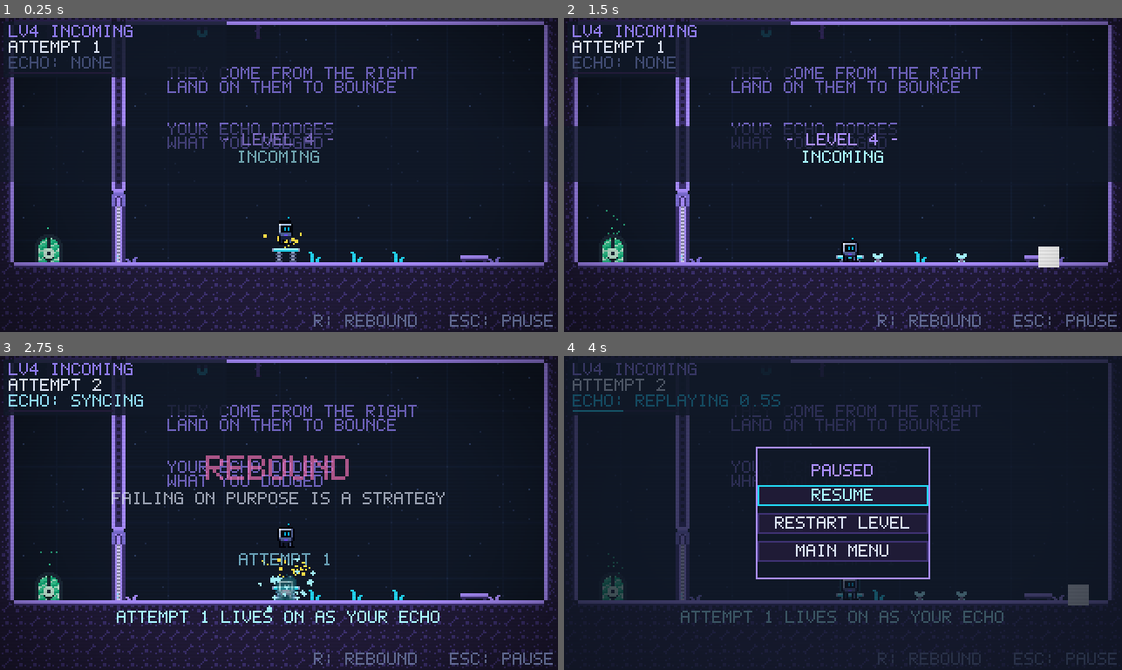
Above: before the commit, frames 1-4 (two rows, left to right).
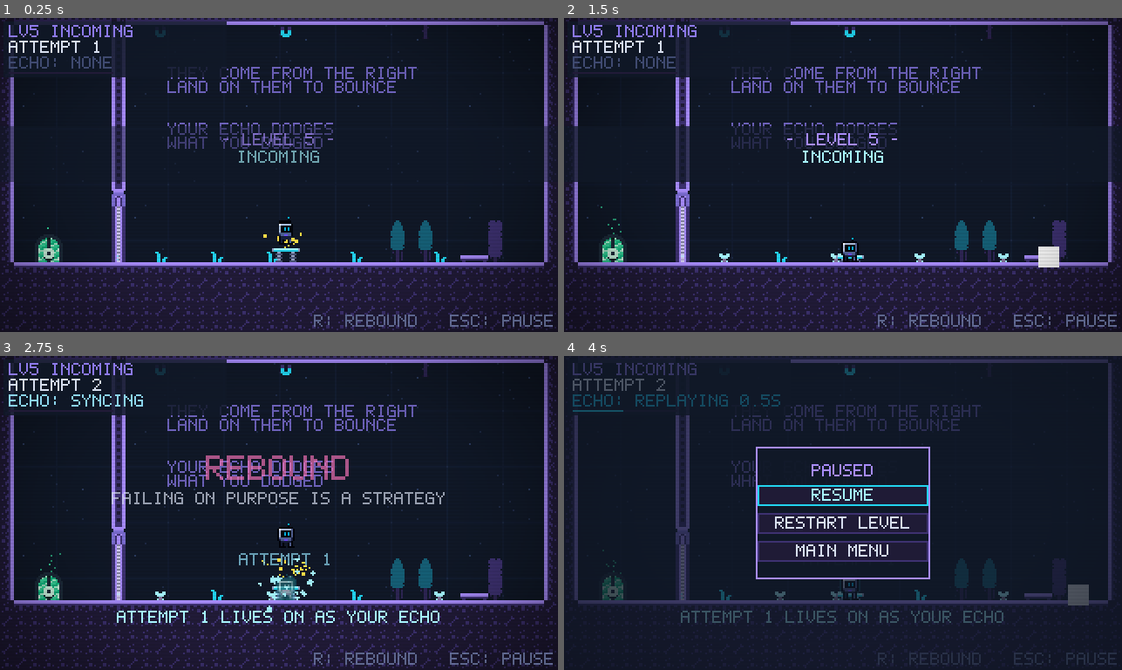
Above: after the commit, the same moments.

Repository: FaizeenHoque/Rebound
Game: Godot game, scene res://tests/flyer_test.tscn
The game is run twice, just before and just after one commit, with the same random seed, the same clock (stepped at 60 frames per second) and the same inputs. This scene is started directly instead of the project's main scene. Sound files missing from this copy of the repository are replaced by a short silence.
Inputs (mouse positions are in pixels of both pictures, inside the frame that each line leads up to):
- Up to frame 1 (0.25 s): no input
- Up to frame 2 (1.5 s): tap Enter at 0.5 s; move the mouse to (965, 159) at 0.52 s; hold Space (jump) 0.53-1.28 s; hold D (move_right) from 0.53 s (still down); tap R (rebound) at 0.6 s; click (965, 159) at 0.67 s; move the mouse to (731, 190) at 1.27 s; tap Space (jump) at 1.35 s
- Up to frame 3 (2.75 s): tap Space (jump) at 1.52, 1.82 s; tap R (rebound) at 1.55, 2.1 s; move the mouse to (334, 443) at 2.02 s; release D (move_right) at 2.03 s; hold A (move_left) from 2.03 s (still down); hold Space (jump) from 2.03 s (still down)
- Up to frame 4 (4 s): move the mouse to (815, 575) at 2.77 s; release A (move_left) at 2.78 s; release Space (jump) at 2.78 s; hold D (move_right) from 2.78 s (still down); tap Z at 2.85 s; click (815, 575) at 2.92 s; tap Space (jump) at 3.02, 3.32 s; tap R (rebound) at 3.05 s; move the mouse to (1010, 560) at 3.52 s; hold Space (jump) from 3.53 s (still down); tap P at 3.6 s

The runs differ from the first frame. In frame 1, 3.0% of the frame differs, in the area x 0-100%, y 0-100%; in frame 2, 3.1%; in frame 3, 3.0%; in frame 4, 0.4%.

Commit message:
Reorder levels so each one adds a single new idea
Spring Loaded moves to 3 (springs before two-plate planning), Bounce
Back to 4, Incoming to 5 (flyers come after the echo basics). Builder
functions are named after their levels.

Diff:
--- a/scenes/levels/level_3.tscn
+++ b/scenes/levels/level_3.tscn
@@ -4,36 +4,29 @@
 
 [node name="Level3" instance=ExtResource("1_base")]
 level_number = 3
-level_title = "BOUNCE BACK"
-map = "########################################################################
-#.................................................#....................#
-#.................................................#....................#
-#.................................................#....................#
-#.................................................#....................#
-#.................................................#....................#
-#.................................................#....................#
-#.................................................#....................#
-#.................................................#....................#
-#.................................................#....................#
-#.................................................#....................#
-#.................................................#....................#
-#.................................................#....................#
-#.................................................#....................#
-#.................................................#....................#
-#...........................##....................#................E...#
-#..................aa.......##.....^^^.......bb.^^#...........##########
-#--------------####################################...........##########
-#..............####################################....................#
-#..............####################################....................#
-#.............................A...................B....................#
-#......................................................................#
-#......................................................................#
-#......................................---.............................#
-#......................................................................#
-#.oo....P............................^^^^^^^..............oo...........#
-########################################################################
-########################################################################
-########################################################################
-########################################################################
-########################################################################"
-hints = PackedStringArray("5,20|ONE ECHO.", "5,21|TWO DOORS.", "19,12|PLAN YOUR FAILURE", "19,13|HOLD A... THEN HOLD B", "53,11|ALMOST OUT")
+level_title = "SPRING LOADED"
+map = "########################################################
+#.......................................#..............#
+#.......................................#..............#
+#.......................................#..............#
+#.......................................#..............#
+#.......................................#..............#
+#.......................................#..............#
+#.......................................#..............#
+#aa.....................................#..............#
+#-----------............................#..............#
+#.......................................#..............#
+#.......................................#..............#
+#.......................................#..............#
+#.......................................A..............#
+#......................................................#
+#......................................................#
+#......................................................#
+#...oo........P.........^^^^......................E....#
+########################################################
+########################################################
+########################################################
+########################################################
+########################################################"
+hints = PackedStringArray("13,4|UP IS THE WAY", "13,5|TO HOLD THE DOOR", "29,10|STILL TOO FAR?", "29,11|GOOD. YOU KNOW WHAT TO DO")
+waves = PackedStringArray("8|0|200|90|0")
--- a/scenes/levels/level_4.tscn
+++ b/scenes/levels/level_4.tscn
@@ -4,29 +4,36 @@
 
 [node name="Level4" instance=ExtResource("1_base")]
 level_number = 4
-level_title = "INCOMING"
-map = "########################################
-#.......#..............................#
-#.......#..............................#
-#.......#..............................#
-#.......#..............................#
-#.......#..............................#
-#.......#..............................#
-#.......#..............................#
-#.......#..............................#
-#.......#..............................#
-#.......#..............................#
-#.......#..............................#
-#.......#..............................#
-#.......A..............................#
-#......................................#
-#......................................#
-#......................................#
-#..E................P............aa....#
-########################################
-########################################
-########################################
-########################################
-########################################"
-hints = PackedStringArray("12,4|THEY COME FROM THE RIGHT", "12,5|LAND ON THEM TO BOUNCE", "12,8|YOUR ECHO DODGES", "12,9|WHAT YOU DODGED")
-waves = PackedStringArray("17|0|150|70|0", "12|75|300|45|4")
+level_title = "BOUNCE BACK"
+map = "########################################################################
+#.................................................#....................#
+#.................................................#....................#
+#.................................................#....................#
+#.................................................#....................#
+#.................................................#....................#
+#.................................................#....................#
+#.................................................#....................#
+#.................................................#....................#
+#.................................................#....................#
+#.................................................#....................#
+#.................................................#....................#
+#.................................................#....................#
+#.................................................#....................#
+#.................................................#....................#
+#...........................##....................#................E...#
+#..................aa.......##.....^^^.......bb.^^#...........##########
+#--------------####################################...........##########
+#..............####################################....................#
+#..............####################################....................#
+#.............................A...................B....................#
+#......................................................................#
+#......................................................................#
+#......................................---.............................#
+#......................................................................#
+#.oo....P............................^^^^^^^..............oo...........#
+########################################################################
+########################################################################
+########################################################################
+########################################################################
+########################################################################"
+hints = PackedStringArray("5,20|ONE ECHO.", "5,21|TWO DOORS.", "19,12|PLAN YOUR FAILURE", "19,13|HOLD A... THEN HOLD B", "53,11|ALMOST OUT")
--- a/scenes/levels/level_5.tscn
+++ b/scenes/levels/level_5.tscn
@@ -4,29 +4,29 @@
 
 [node name="Level5" instance=ExtResource("1_base")]
 level_number = 5
-level_title = "SPRING LOADED"
-map = "########################################################
-#.......................................#..............#
-#.......................................#..............#
-#.......................................#..............#
-#.......................................#..............#
-#.......................................#..............#
-#.......................................#..............#
-#.......................................#..............#
-#aa.....................................#..............#
-#-----------............................#..............#
-#.......................................#..............#
-#.......................................#..............#
-#.......................................#..............#
-#.......................................A..............#
-#......................................................#
-#......................................................#
-#......................................................#
-#...oo........P.........^^^^......................E....#
-########################################################
-########################################################
-########################################################
-########################################################
-########################################################"
-hints = PackedStringArray("13,4|UP IS THE WAY", "13,5|TO HOLD THE DOOR", "29,10|STILL TOO FAR?", "29,11|GOOD. YOU KNOW WHAT TO DO")
-waves = PackedStringArray("8|0|200|90|0")
+level_title = "INCOMING"
+map = "########################################
+#.......#..............................#
+#.......#..............................#
+#.......#..............................#
+#.......#..............................#
+#.......#..............................#
+#.......#..............................#
+#.......#..............................#
+#.......#..............................#
+#.......#..............................#
+#.......#..............................#
+#.......#..............................#
+#.......#..............................#
+#.......A..............................#
+#......................................#
+#......................................#
+#......................................#
+#..E................P............aa....#
+########################################
+########################################
+########################################
+########################################
+########################################"
+hints = PackedStringArray("12,4|THEY COME FROM THE RIGHT", "12,5|LAND ON THEM TO BOUNCE", "12,8|YOUR ECHO DODGES", "12,9|WHAT YOU DODGED")
+waves = PackedStringArray("17|0|150|70|0", "12|75|300|45|4")
--- a/tests/flyer_test.gd
+++ b/tests/flyer_test.gd
@@ -1,5 +1,5 @@
 extends Node
-## Checks flyer rules on level 4.
+## Checks flyer rules on level 5 (Incoming).
 ## Run: godot --headless --path . --fixed-fps 60 res://tests/flyer_test.tscn
 ##   attempt 1: record flyer 0:0's position at tick 40, then rebound
 ##   attempt 2: same tick -> same position (the wave is identical); then stand
@@ -22,7 +22,7 @@
 func _ready() -> void:
 	Game.test_mode = true
 	process_physics_priority = -100
-	level = load("res://scenes/levels/level_4.tscn").instantiate()
+	level = load("res://scenes/levels/level_5.tscn").instantiate()
 	get_parent().add_child.call_deferred(level)
 
 
--- a/tests/level_bot.gd
+++ b/tests/level_bot.gd
@@ -26,6 +26,13 @@
 		["playing"], ["dir", 1], ["x>=", 252], ["jump", 20],
 	],
 	3: [
+		# attempt 1: spring up to the ledge, hold the plate, hop the flyers
+		["playing"], ["dir", -1], ["x<=", 40], ["floor"], ["goto", 16],
+		["autododge", true], ["wait", 360], ["rebound"],
+		# attempt 2: hop the spikes and run through the held door
+		["playing"], ["dir", 1], ["x>=", 180], ["jump", 20], ["floor"],
+	],
+	4: [
 		# attempt 1: bounce up, hold plate A, then hold plate B
 		["playing"], ["dir", -1], ["x<=", 30], ["wait", 50], ["dir", 1],
 		["x>=", 158], ["dir", 0], ["wait", 180],
@@ -38,7 +45,7 @@
 		["x>=", 328], ["jump", 20], ["floor"],
 		["x>=", 392], ["open", 1],
 	],
-	4: [
+	5: [
 		# attempt 1: reach the plate, dodging flyers, then hold it while they keep coming
 		["playing"], ["dir", 1], ["flyer<=", 30], ["jump", 20], ["floor"],
 		["x>=", 268], ["dir", -1], ["x<=", 276], ["dir", 0],
@@ -48,13 +55,6 @@
 		# attempt 2: run for the door while the echo holds the plate
 		["playing"], ["dir", -1], ["x<=", 84], ["open", 0],
 	],
-	5: [
-		# attempt 1: spring up to the ledge, hold the plate, hop the flyers
-		["playing"], ["dir", -1], ["x<=", 40], ["floor"], ["goto", 16],
-		["autododge", true], ["wait", 360], ["rebound"],
-		# attempt 2: hop the spikes and run through the held door
-		["playing"], ["dir", 1], ["x>=", 180], ["jump", 20], ["floor"],
-	],
 	6: [
 		# attempt 1: hold A, then B, hopping flyers the whole time
 		["playing"], ["autododge", true], ["goto", 56], ["tick>=", 200],
@@ -77,6 +77,10 @@
 var NEGATIVE := {
 	2: [["playing"], ["dir", 1], ["x>=", 252], ["jump", 20]],
 	3: [
+		["playing"], ["dir", -1], ["x<=", 40], ["floor"], ["goto", 16],
+		["autododge", true], ["wait", 60], ["dir", 1], ["x>=", 180], ["jump", 20], ["floor"],
+	],
+	4: [
 		["playing"], ["dir", -1], ["x<=", 30], ["wait", 50], ["dir", 1],
 		["x>=", 158], ["dir", 0], ["wait", 180], ["rebound"],
 		["playing"], ["dir", 1], ["x>=", 236], ["open", 0],
@@ -84,15 +88,11 @@
 		["x>=", 328], ["jump", 20], ["floor"], ["x>=", 392],
 	],
 	# hold the plate, then run for the door alone: it shuts before you get there
-	4: [
+	5: [
 		["playing"], ["dir", 1], ["flyer<=", 30], ["jump", 20], ["floor"],
 		["x>=", 268], ["dir", 0], ["wait", 60], ["dir", -1],
 		["flyer<=", 30], ["jump", 20], ["floor"],
 		["flyer<=", 30], ["jump", 20], ["floor"], ["x<=", 20],
-	],
-	5: [
-		["playing"], ["dir", -1], ["x<=", 40], ["floor"], ["goto", 16],
-		["autododge", true], ["wait", 60], ["dir", 1], ["x>=", 180], ["jump", 20], ["floor"],
 	],
 	# hold A, then B, then run alone: door A is shut
 	6: [
